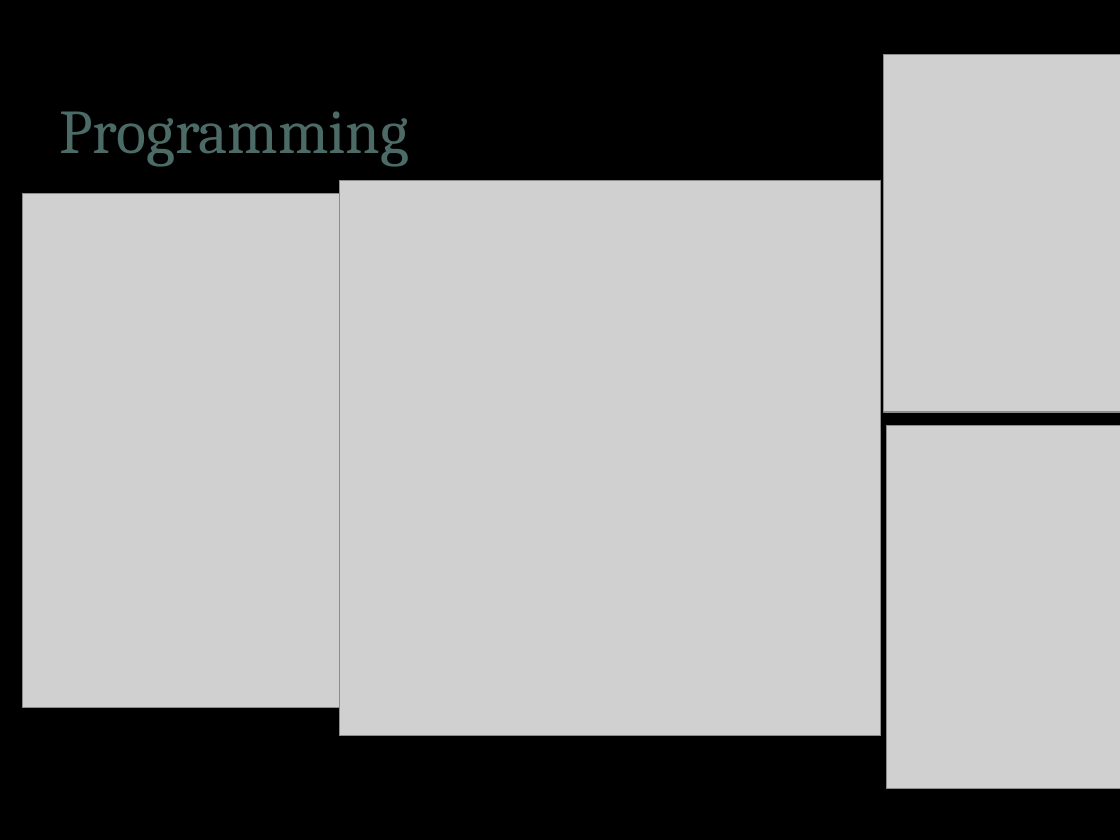
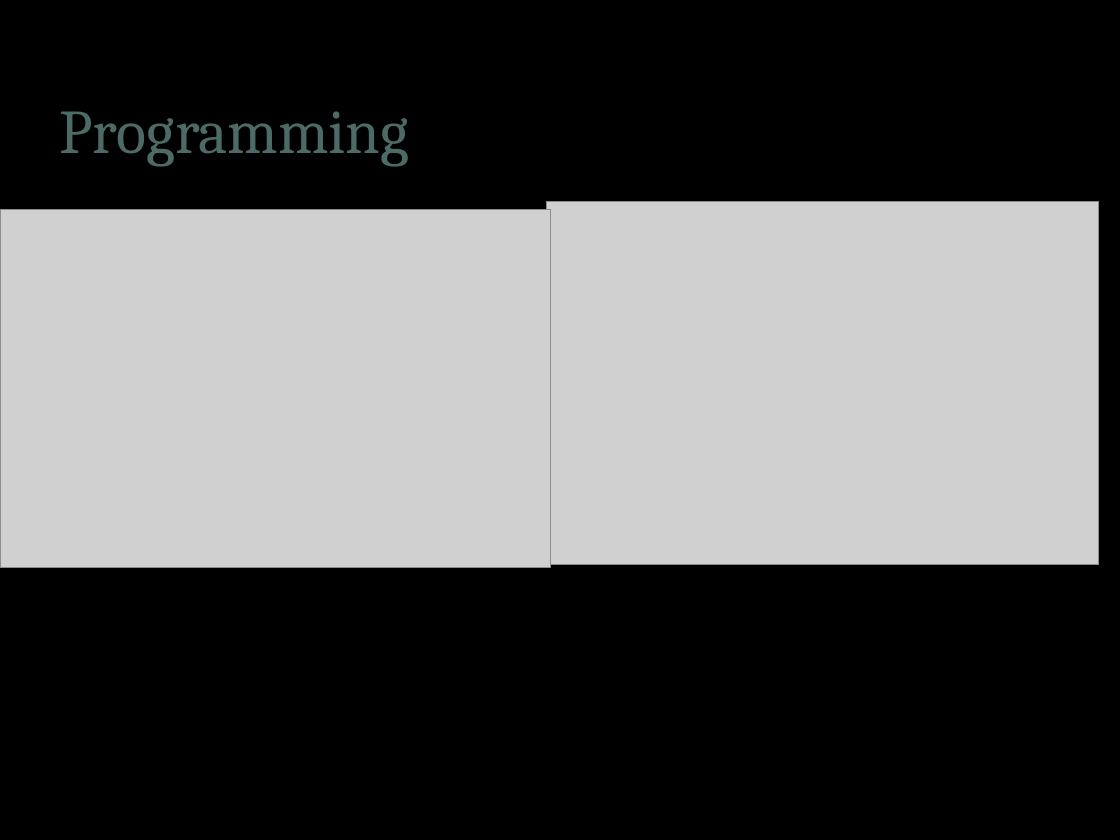
Before and after one commit to CharlotteElle/GyroProject, a slide deck: slide 5 of Project_Presentation.pptx. Drawn at 1120x840 pixels with LibreOffice and Linux fonts; fonts in the diff are those of the drawing; grey boxes stand for pictures; background and template pictures are left out. Boxes give left, top, right and bottom in pixels: in the first picture for what was removed or moved away, otherwise in the second. Text is boxed around its words. In the diff, an @@ line names an element or a change of style, - is before the commit and + after.

```diff
--- a/Project_Presentation.pptx
+++ b/Project_Presentation.pptx
@@ picture resized from (x1=884, y1=54, x2=1120, y2=411) to (x1=0, y1=209, x2=551, y2=567) @@
@@ picture removed at (x1=22, y1=194, x2=345, y2=708) @@
@@ picture removed at (x1=339, y1=181, x2=880, y2=737) @@
@@ picture resized from (x1=887, y1=426, x2=1120, y2=788) to (x1=547, y1=202, x2=1099, y2=564) @@
```
Also in this commit, not shown: 2 other slides changed, 1 other file.
